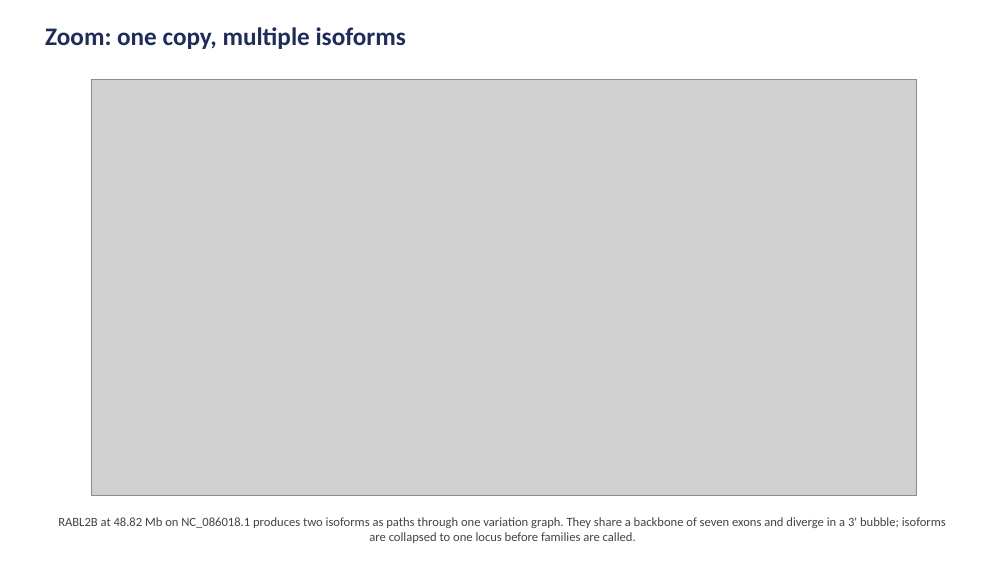
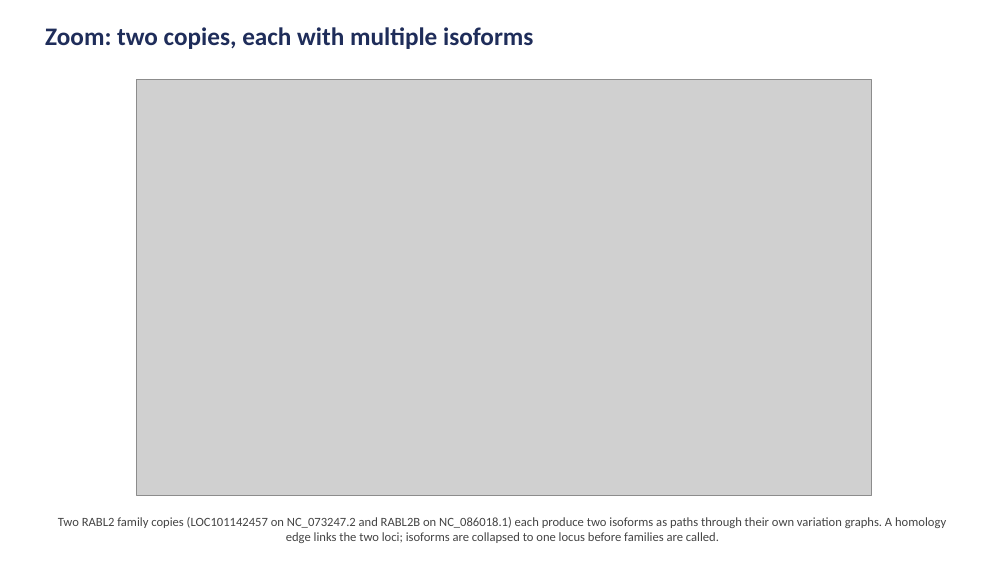
Before and after one commit to juanfraitu1/Rustle, a slide deck: slide 3 of bench/family_definition_slides.pptx. Drawn at 1008x567 pixels with LibreOffice and Linux fonts; fonts in the diff are those of the drawing; grey boxes stand for pictures. Boxes give left, top, right and bottom in pixels: in the first picture for what was removed or moved away, otherwise in the second. Text is boxed around its words. In the diff, an @@ line names an element or a change of style, - is before the commit and + after.

Commit message:
slides: show two loci (LOC101142457 + RABL2B), each with isoform vg paths

```diff
--- a/bench/family_definition_slides.pptx
+++ b/bench/family_definition_slides.pptx
@@ text at (x1=45, y1=27, x2=533, y2=49): text changed @@
-Zoom: one copy, multiple isoforms
+Zoom: two copies, each with multiple isoforms
@@ picture resized from (x1=91, y1=79, x2=917, y2=495) to (x1=137, y1=79, x2=872, y2=495) @@
@@ text at (x1=58, y1=517, x2=946, y2=543): text changed @@
-RABL2B at 48.82 Mb on NC_086018.1 produces two isoforms as paths through one variation graph. They share a backbone of seven exons and diverge in a 3' bubble; isoforms are collapsed to one locus before families are called.
+Two RABL2 family copies (LOC101142457 on NC_073247.2 and RABL2B on NC_086018.1) each produce two isoforms as paths through their own variation graphs. A homology edge links the two loci; isoforms are collapsed to one locus before families are called.
```
Also in this commit, not shown: 2 other files.
